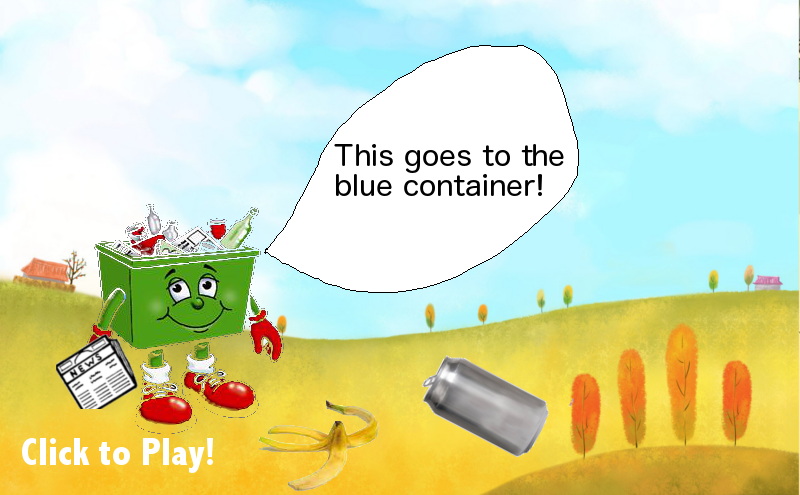
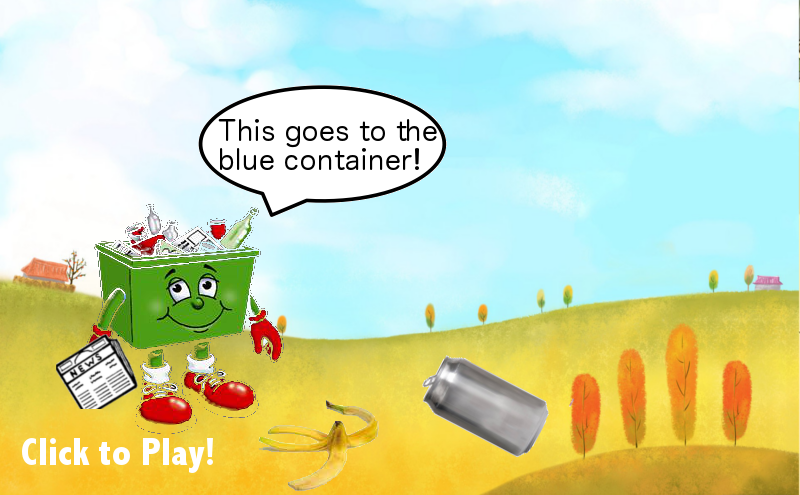
Before/after of a 800×495 layered artwork. What changed in the layer stack:
painted on "This goes to the blue contain..." over [218, 119, 564, 196]
added layer "Clipboard" above "Layer" over [198, 85, 447, 217]
hid "Layer" over [264, 45, 579, 293]
